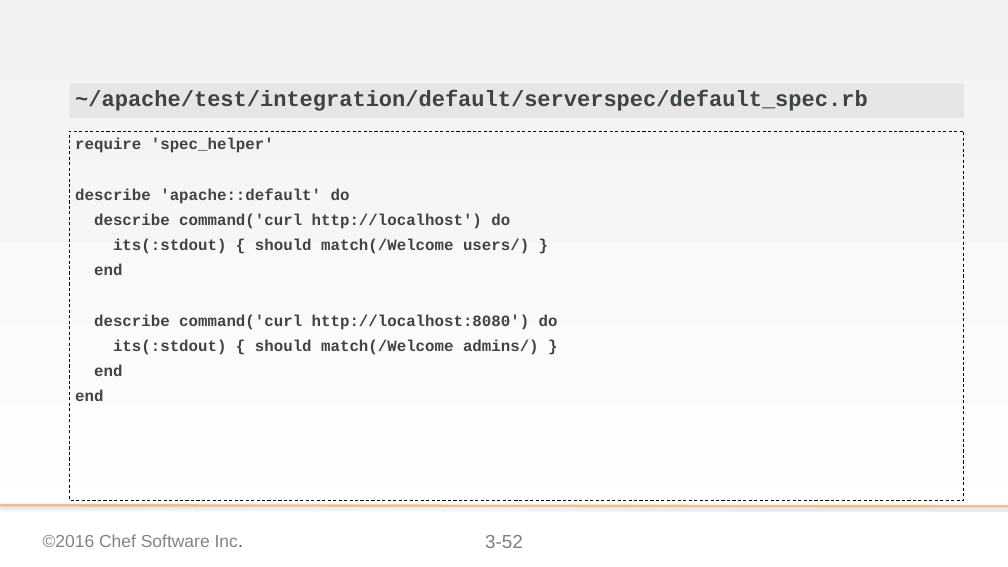
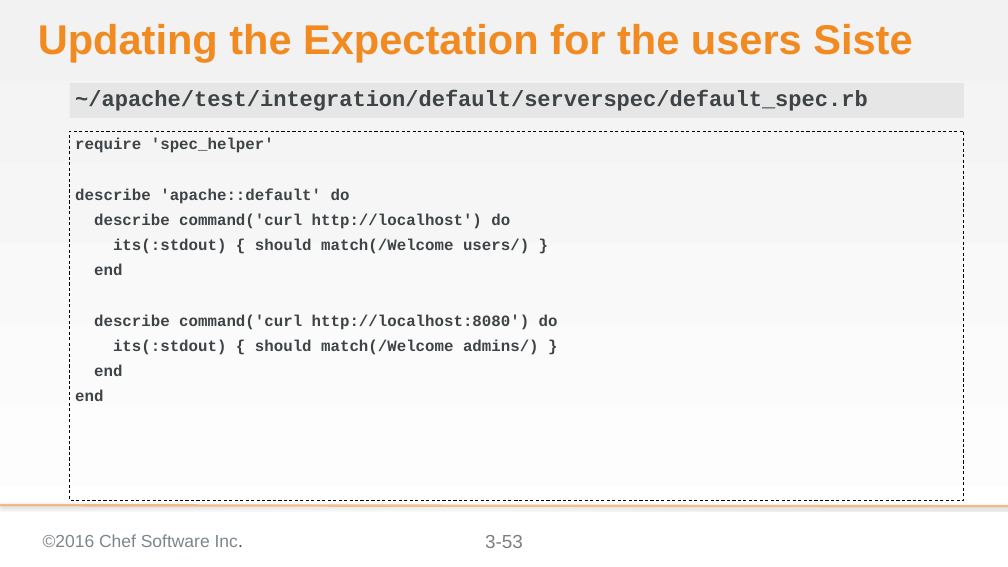
Before and after one commit to chef-training/extending_cookbooks, a slide deck: slide 53 of 03-creating_a_custom_resource-linux.pptx (slide 52 before the commit). Drawn at 1008x567 pixels with LibreOffice and Linux fonts; fonts in the diff are those of the drawing; background and template pictures are left out. Boxes give left, top, right and bottom in pixels: in the first picture for what was removed or moved away, otherwise in the second. Text is boxed around its words. In the diff, an @@ line names an element or a change of style, - is before the commit and + after.

Commit message:
Updates to the 03 module to add remaining titles

```diff
--- a/03-creating_a_custom_resource-linux.pptx
+++ b/03-creating_a_custom_resource-linux.pptx
@@ title added at (38,24,912,62), 52.8 pt, text #F18B21, bold @@
+Updating the Expectation for the users Siste
@@ page number at (485,535,523,548): text changed @@
-3-52
+3-53
```
Also in this commit, not shown: 43 other slides changed.
